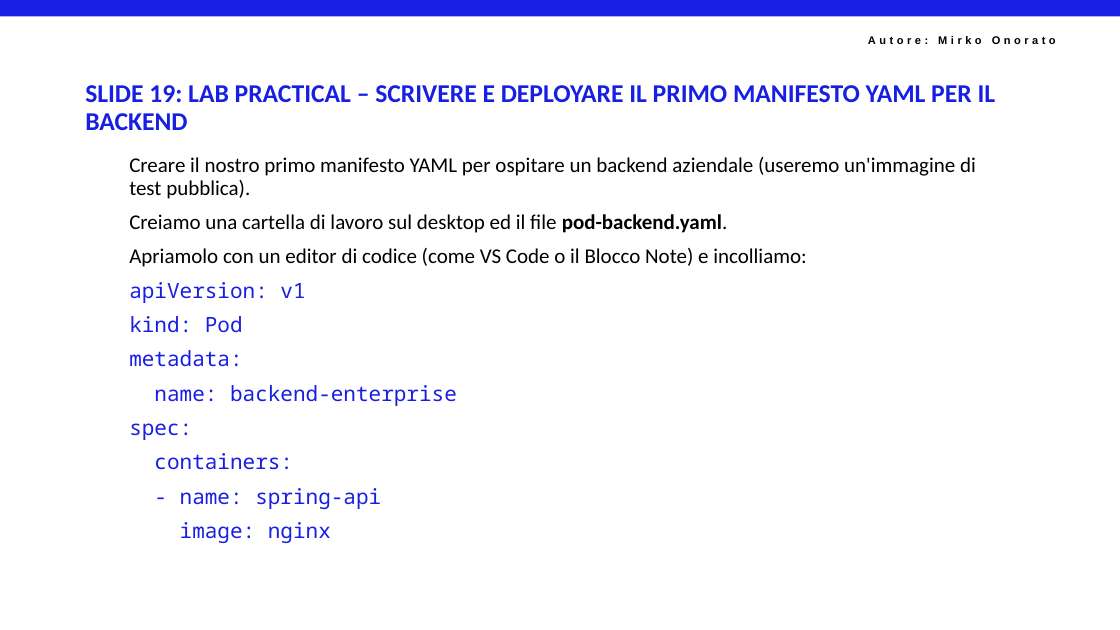
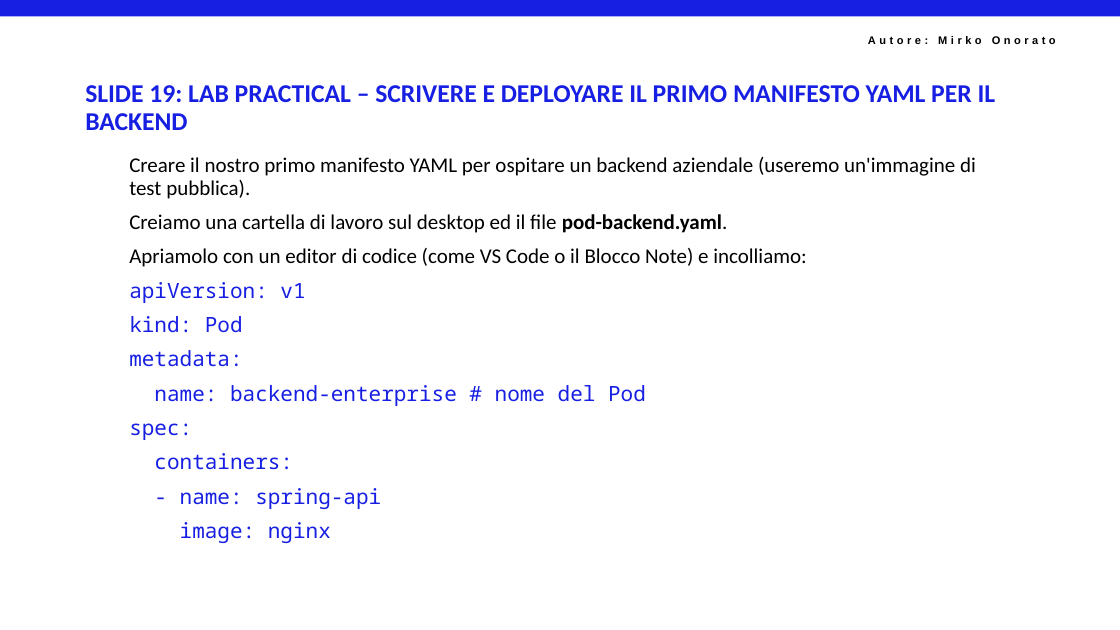
Before and after one commit to mirkoSkF/Docker-Slides, a slide deck: slide 21 of 4 - Kubernates. IL PASSAGGIO DA DOCKER COMPOSE ALL'ORCHESTRAZIONE ENTERPRISE.pptx. Drawn at 1120x630 pixels with LibreOffice and Linux fonts; fonts in the diff are those of the drawing; background and template pictures are left out. Boxes give left, top, right and bottom in pixels: in the first picture for what was removed or moved away, otherwise in the second. Text is boxed around its words. In the diff, an @@ line names an element or a change of style, - is before the commit and + after.

```diff
--- a/4 - Kubernates. IL PASSAGGIO DA DOCKER COMPOSE ALL'ORCHESTRAZIONE ENTERPRISE.pptx
+++ b/4 - Kubernates. IL PASSAGGIO DA DOCKER COMPOSE ALL'ORCHESTRAZIONE ENTERPRISE.pptx
@@ text at (154,385,646,406): text changed @@
-name: backend-enterprise
+name: backend-enterprise # nome del Pod
```
Also in this commit, not shown: 1 other slide changed.
